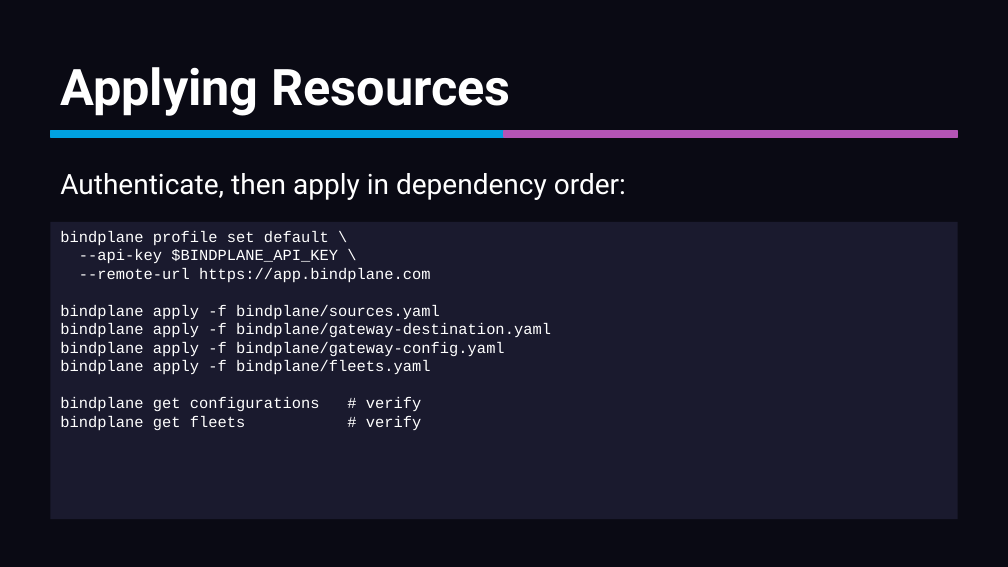
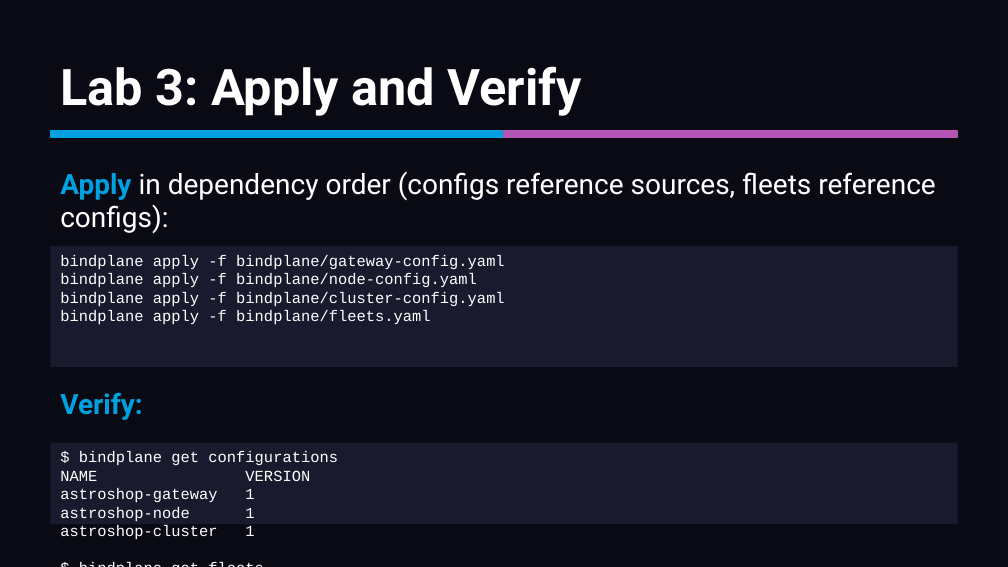
Before and after one commit to mreider/astroshop-bindplane-labs, a slide deck: slide 27 of docs/bindplane-primer/bindplane-primer.pptx (slide 20 before the commit). Drawn at 1008x567 pixels with LibreOffice and Linux fonts; fonts in the diff are those of the drawing. Boxes give left, top, right and bottom in pixels: in the first picture for what was removed or moved away, otherwise in the second. Text is boxed around its words. In the diff, an @@ line names an element or a change of style, - is before the commit and + after.

```diff
--- a/docs/bindplane-primer/bindplane-primer.pptx
+++ b/docs/bindplane-primer/bindplane-primer.pptx
@@ text at box(60, 66, 582, 116): text changed @@
-Applying Resources
+Lab 3: Apply and Verify
@@ text at box(60, 172, 935, 233): text changed @@
-Authenticate, then apply in dependency order:
+Apply in dependency order (configs reference sources, fleets reference configs):
@@ text in rectangle at box(60, 231, 551, 338): paragraphs removed @@
-bindplane profile set default \
---api-key $BINDPLANE_API_KEY \
---remote-url https://app.bindplane.com
-bindplane apply -f bindplane/sources.yaml
-bindplane apply -f bindplane/gateway-destination.yaml
@@ rectangle "bindplane apply -f bindplane/gateway-config.yaml": place and size @@
-rectangle "bindplane apply -f bindplane/gateway-config.yaml" at box(50, 222, 958, 519)
+rectangle "bindplane apply -f bindplane/gateway-config.yaml" at box(50, 246, 958, 367)
@@ text in rectangle at box(60, 273, 505, 307): paragraphs added @@
+bindplane apply -f bindplane/node-config.yaml
+bindplane apply -f bindplane/cluster-config.yaml
@@ text in rectangle at box(60, 397, 422, 431): paragraphs removed @@
-bindplane get configurations # verify
-bindplane get fleets # verify
@@ text added at box(60, 392, 143, 420), 20 pt, text #00A1E0, bold @@
+Verify:
@@ rectangle added at box(50, 443, 958, 524), fill #1A1A2E, 11 pt, text #FFFFFF @@
+$ bindplane get configurations
+NAME VERSION
+astroshop-gateway 1
+astroshop-node 1
+astroshop-cluster 1
+$ bindplane get fleets
+NAME CONFIGURATION
+astroshop-gateway-fleet astroshop-gateway
```
Also in this commit, not shown: 27 other slides changed, 27 slides added, 13 slides removed, 1 other file.
